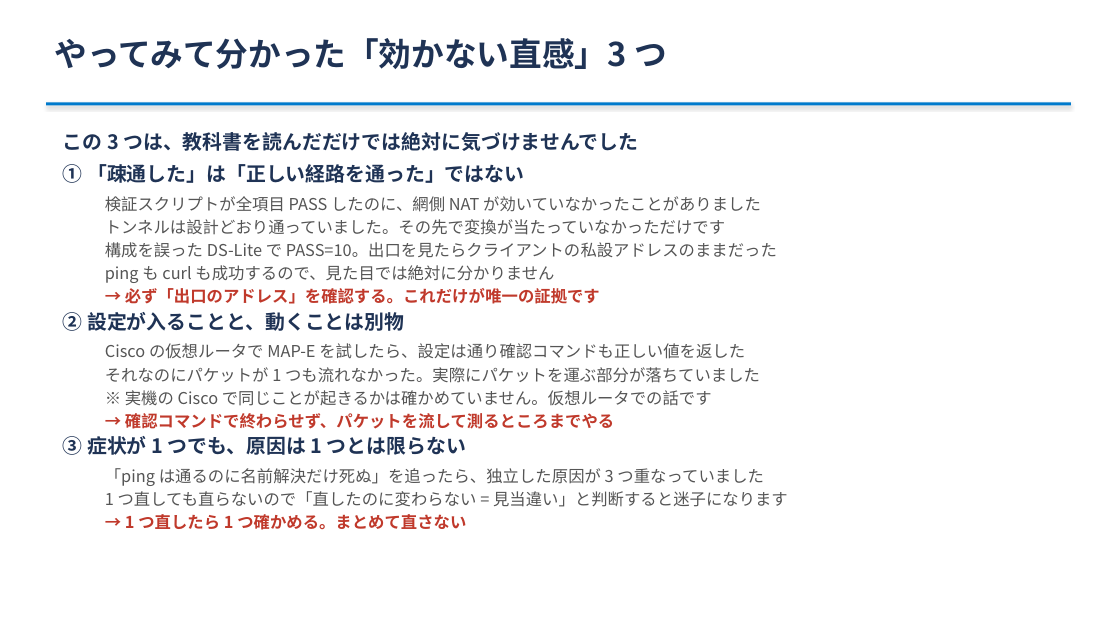
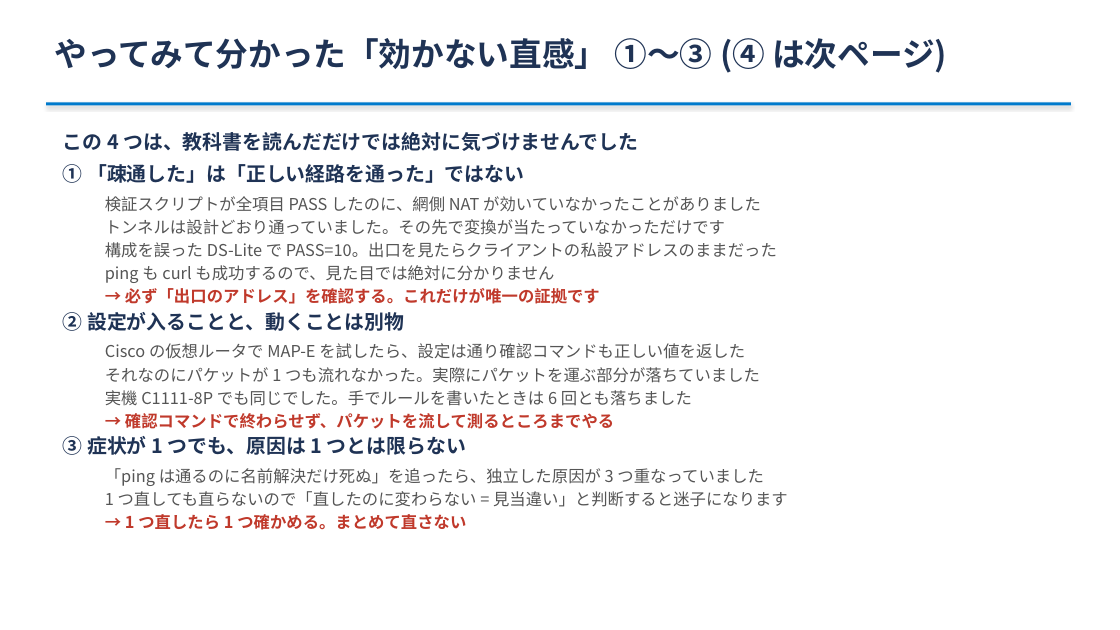
Before and after one commit to ginchankawaii/claude-code-book-template, a slide deck: slide 42 of docs/ipoe-lab/slides/setsumeikai.pptx (slide 40 before the commit). Drawn at 1120x630 pixels with LibreOffice and Linux fonts; fonts in the diff are those of the drawing. Boxes give left, top, right and bottom in pixels: in the first picture for what was removed or moved away, otherwise in the second. Text is boxed around its words. In the diff, an @@ line names an element or a change of style, - is before the commit and + after.

```diff
--- a/docs/ipoe-lab/slides/setsumeikai.pptx
+++ b/docs/ipoe-lab/slides/setsumeikai.pptx
@@ text at [54,38,947,73]: text changed @@
-やってみて分かった「効かない直感」3 つ
+やってみて分かった「効かない直感」 ①〜③ (④ は次ページ)
@@ text at [63,132,638,151]: text changed @@
-この 3 つは、教科書を読んだだけでは絶対に気づけませんでした
+この 4 つは、教科書を読んだだけでは絶対に気づけませんでした
@@ text at [105,390,692,406]: text changed @@
-  ※ 実機の Cisco で同じことが起きるかは確かめていません。仮想ルータでの話です
+  実機 C1111-8P でも同じでした。手でルールを書いたときは 6 回とも落ちました
```
Also in this commit, not shown: 5 other slides changed, 3 slides added, 2 other files.
